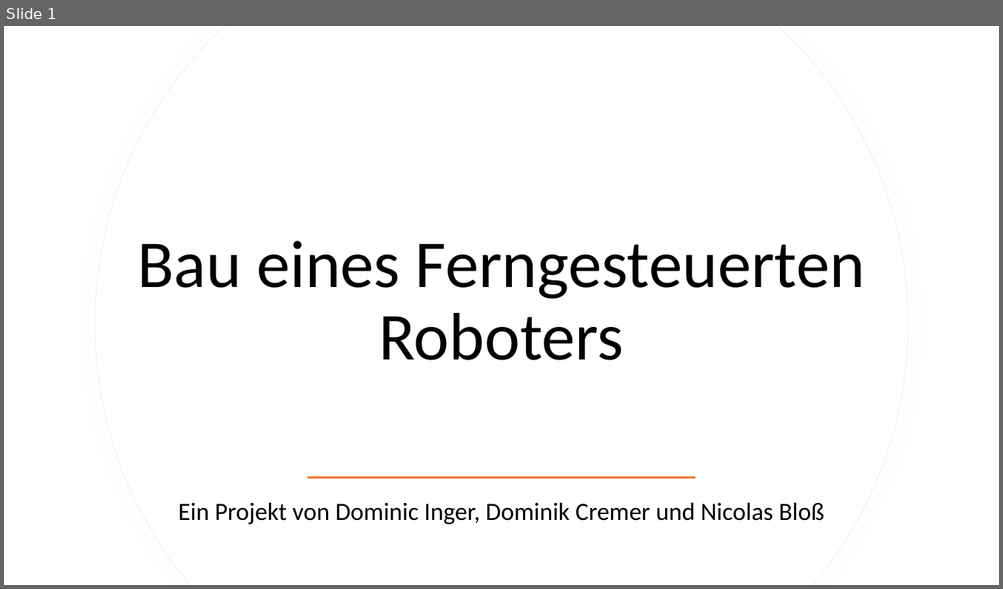
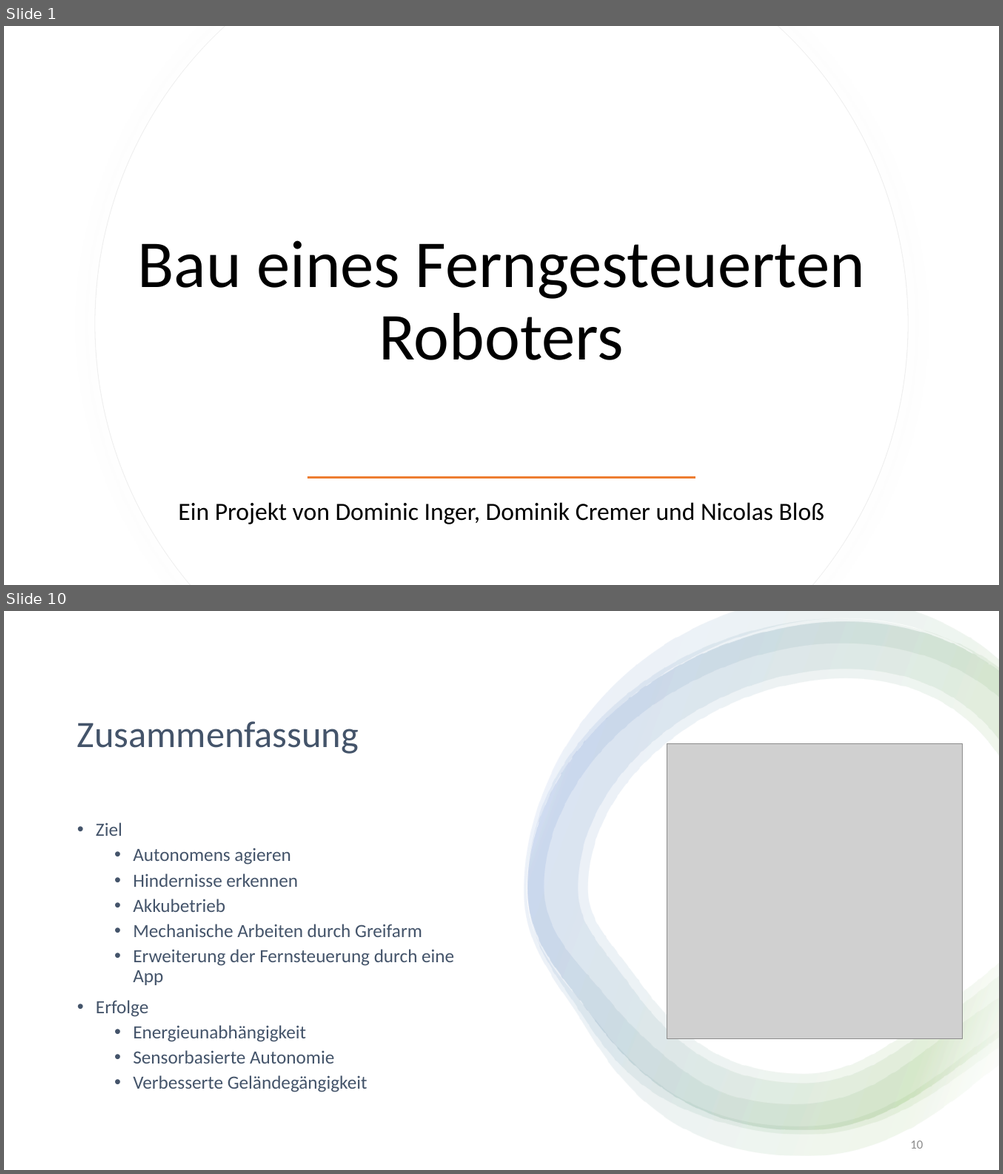
Before and after one commit to DominikCrm/Robotic, a slide deck: Ferngesteuerter Roboter.pptx. Shown one above the other, each under a label of ours: slide 1 before the commit, slides 1 and 10 after it; the slides between them are not shown. The pictures are 1003x589 and 1003x1174 pixels, drawn with LibreOffice and Linux fonts; fonts in the diff are those of the drawing; grey boxes stand for pictures. Boxes give left, top, right and bottom in pixels: in the first picture for what was removed or moved away, otherwise in the second. Text is boxed around its words. In the diff, an @@ line names an element or a change of style, - is before the commit and + after.

```diff
--- a/Ferngesteuerter Roboter.pptx
+++ b/Ferngesteuerter Roboter.pptx
@@ slide 10 added at [4, 611, 999, 1170], background #FFFFFF @@
@@ rectangle added at [4, 611, 999, 1170], fill #FFFFFF @@
@@ group added at [524, 611, 999, 1156]: 4 freeform shapes @@
@@ title added at [77, 721, 358, 754], 36 pt, text #44546A @@
+Zusammenfassung
@@ picture added at [666, 743, 962, 1039] @@
@@ text added at [96, 823, 454, 1093], 18 pt, text #44546A @@
+• Ziel
+  • Autonomens agieren
+  • Hindernisse erkennen
+  • Akkubetrieb
+  • Mechanische Arbeiten durch Greifarm
+  • Erweiterung der Fernsteuerung durch eine App
+• Erfolge
+  • Energieunabhängigkeit
+  • Sensorbasierte Autonomie
+  • Verbesserte Geländegängigkeit
@@ page number added at [910, 1141, 922, 1149], 12 pt, text #8C8C8C @@
+10
```
Also in this commit, not shown: 3 slides changed, 5 other slides added, 4 slides removed.
